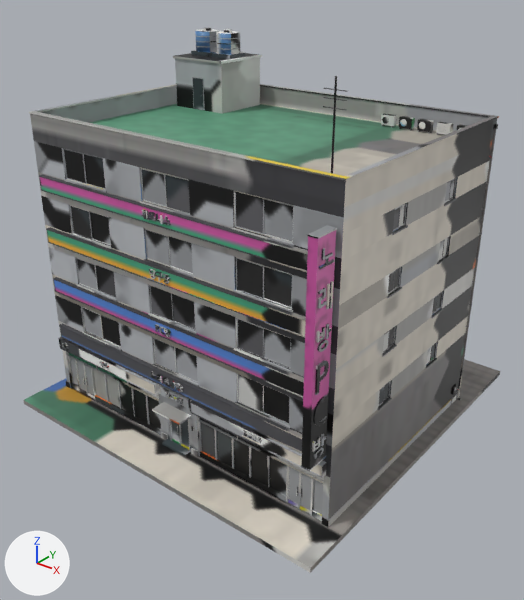
The FBX model cs2_ilsan/CS2Assets/IlsanMixed01/IlsanMixed01_LOD1.fbx as it was, and as the next commit left it.
One viewpoint serves both versions: a 50 mm lens placed at (26.8, -34.3, 27.8), pointed at (0.7, -1.7, 7.6). Lighting does not change. The marker at lower left points along +X, +Y and +Z. The older version comes first. Where no turn or scale is listed for an object, it has been applied to the vertices.

The older version as bpy lines, for what is in view:
```python
me_ilsanmixed01_lod1 = bpy.data.meshes.new('IlsanMixed01_LOD1')
me_ilsanmixed01_lod1.from_pydata(...)  # 11778 vertices, 18562 faces; spans x -11.9..11.9, y -11.9..11.9, z -0.3..22.9
me_ilsanmixed01_lod1.materials.append(mat_ilsanmixed01)
ob_ilsanmixed01_lod1 = bpy.data.objects.new('IlsanMixed01_LOD1', me_ilsanmixed01_lod1)
ob_ilsanmixed01_lod1.location = (0.0, 0.0, 0.0)
```
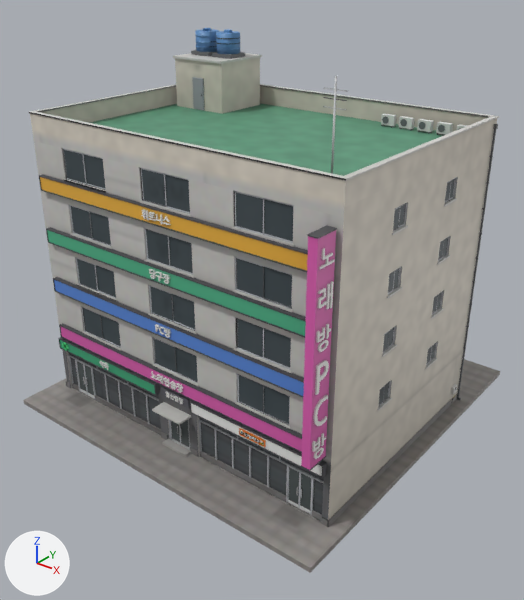
Edits to the scene script, one JSON object a line:
```json
{"block": "me_ilsanmixed01_lod1", "where": "# used by ob_ilsanmixed01_lod1; location = (0.0, 0.0, 0.0)"}
{"op": "remove", "block": "me_ilsanmixed01_lod1", "code": "me_ilsanmixed01_lod1.from_pydata(...)  # 11778 vertices, 18562 faces; spans x -11.9..11.9, y -11.9..11.9, z -0.3..22.9"}
{"op": "add", "block": "me_ilsanmixed01_lod1", "code": "me_ilsanmixed01_lod1.from_pydata(...)  # 11984 vertices, 18740 faces; spans x -11.9..11.9, y -11.9..11.9, z -0.3..22.9"}
{"block": "me_ilsanmixed01_lod1", "change": "me_ilsanmixed01_lod1 part 1: 123 vertices moved from x 5.4..6.8, y -9.4..-9.3, z 3.5..4.0 to x 5.4..6.8, y -9.4..-9.3, z 3.6..3.9; 146 vertices removed from x 5.4..6.8, y -9.4..-9.3, z 3.5..4.0; 1189 vertices added at x 5.2..7.0, y -9.4..-9.3, z 3.5..4.0"}
{"block": "me_ilsanmixed01_lod1", "change": "me_ilsanmixed01_lod1 part 2: 295 vertices moved within x 10.2..10.8, y -10.4..-9.3, z 5.0..16.2; 582 vertices removed from x 10.2..10.8, y -10.4..-9.3, z 5.0..16.2; 2 vertices added at x 10.2..10.8, y -10.1..-9.6, z 11.1"}
{"block": "me_ilsanmixed01_lod1", "change": "me_ilsanmixed01_lod1 part 3: 66 vertices moved within x -1.2..0.7, y -9.4..-9.2, z 3.6..4.9; 226 vertices removed from x -1.7..0.8, y -9.4..-9.2, z 3.5..5.0"}
{"block": "me_ilsanmixed01_lod1", "change": "me_ilsanmixed01_lod1 part 4: 34 vertices moved within x -1.4..0.4, y -9.3..-9.2, z 8.0..15.0; 211 vertices removed from x -1.5..0.6, y -9.3..-9.2, z 7.8..15.1; 3 vertices added at x -1.2..0.4, y -9.2, z 8.1..14.9"}
{"block": "me_ilsanmixed01_lod1", "change": "me_ilsanmixed01_lod1 part 5: 12693 kept faces spanning x -11.9..11.9, y -11.9..11.9, z -0.3..22.9 get new texture (UV) coordinates"}
{"block": "me_ilsanmixed01_lod1", "change": "other edits to the shape of me_ilsanmixed01_lod1 do not show in these pictures"}
```

Where the change shows, as pixel boxes (x1, y1, x2, y2) in the pictures (524 x 600 px):
```json
{"part": 1, "of": "me_ilsanmixed01_lod1", "change": "built on", "before": [242, 430, 262, 446], "after": [239, 428, 266, 447]}
{"part": 2, "of": "me_ilsanmixed01_lod1", "change": "reshaped", "before": [312, 248, 335, 459], "after": [312, 248, 335, 459]}
{"part": 3, "of": "me_ilsanmixed01_lod1", "change": "reshaped", "before": [151, 372, 183, 404], "after": [158, 378, 181, 404]}
{"part": 4, "of": "me_ilsanmixed01_lod1", "change": "reshaped", "before": [141, 210, 170, 338], "after": [142, 212, 169, 335]}
{"part": 5, "of": "me_ilsanmixed01_lod1", "change": "surface changed", "before": [24, 28, 500, 573], "after": [24, 28, 500, 573]}
```
